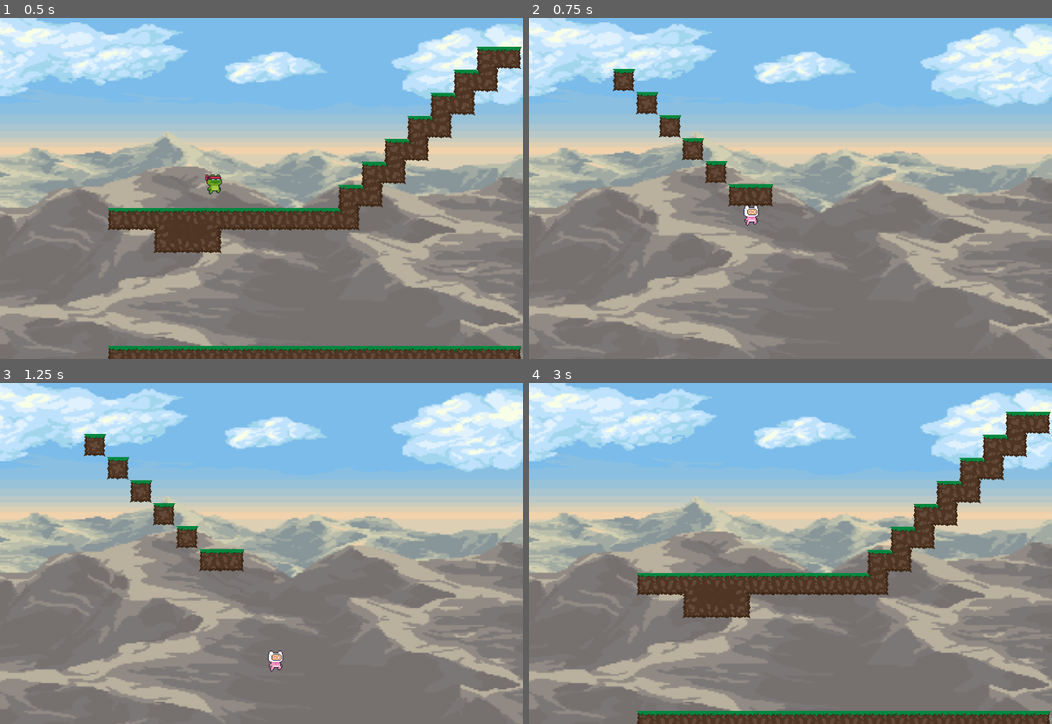
Above: before the commit, frames 1-4 (two rows, left to right).
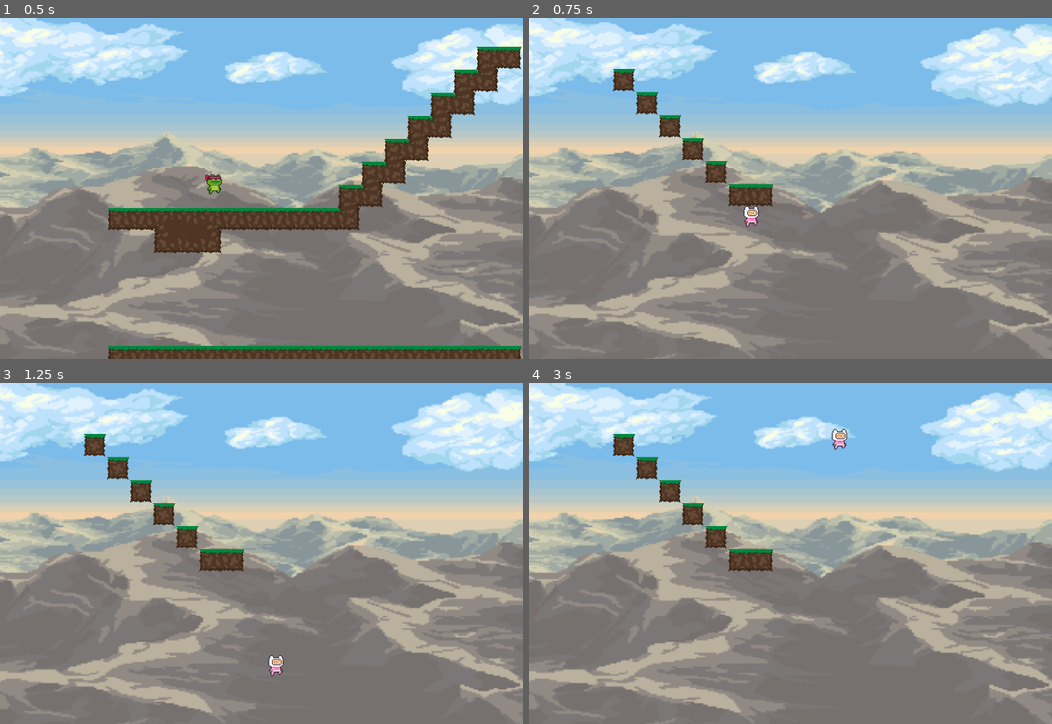
Above: after the commit, the same moments.

Repository: pizzabulle/Gymnasiearbete
Game: Godot game, scene res://Scenes/level_1.tscn
The game is run twice, just before and just after one commit, with the same random seed, the same clock (stepped at 60 frames per second) and the same inputs.
Inputs:
- Up to frame 1 (0.5 s): no input
- Up to frame 2 (0.75 s): hold D (move right) from 0.53 s (still down); tap K (switch) at 0.6 s
- Up to frame 3 (1.25 s): keep holding D (move right); tap Space (jump) at 0.77 s
- Up to frame 4 (3 s): tap K (switch) at 1.35, 2.1, 2.85 s; tap Space (jump) at 1.52 s; release D (move right) at 2.03 s; hold A (move left) 2.03-2.78 s; hold D (move right) from 2.78 s (still down)

Frame 1 is identical in both runs. In frame 2, 0.1% of the frame differs, in the area x 41-44%, y 54-62%; in frame 3, 0.2%; in frame 4, 13%, in the area x 16-100%, y 8-100%.
Error before the commit: Parse Error: Assignment is not allowed inside an expression. (res://Script/level.gd:60)

Commit message:
When switching levels spawn at right place n stay as the character

Diff:
--- a/gyarb/Script/level.gd
+++ b/gyarb/Script/level.gd
@@ -57,7 +57,7 @@
 	if body is Player:
 		LevelManager.change_to_next_level(level)
 		SwitchPosition.saved_position = player.global_position
-		if SwitchPosition.normal_realm =
+
 
 
 
--- a/gyarb/Script/player.gd
+++ b/gyarb/Script/player.gd
@@ -26,8 +26,10 @@
 
 func _ready() -> void:
 	if SwitchPosition.normal_realm == true:
-		anim_player.visible = true
-		anim_player_realm.visible = false
+		switch_from_realm_block()
+	elif SwitchPosition.normal_realm == false:
+		switch_to_realm_block()
+
 ############### GAME LOOP #####################
 func _physics_process(delta: float) -> void:
 
@@ -39,6 +41,7 @@
 		AIR:
 			_air_state(delta)
 	switch_realm()
+	print(SwitchPosition.normal_realm)
 	#print(SwitchPosition.saved_position)
 
 
@@ -144,36 +147,44 @@
 	if jumping:
 		velocity += up_direction * JUMP_VELOCITY
 
+func switch_to_realm():
+	anim_player.visible = false
+	anim_player_realm.visible = true
+	SwitchPosition.normal_realm = false
+
+	await get_tree().create_timer(0.5).timeout
+	can_switch = true
+
+func switch_to_realm_block():
+	player.set_collision_mask_value(3,true)
+	player.set_collision_mask_value(2,false)
+	block.visible = false
+	block_realm.visible = true
+
+
+func switch_from_realm():
+	anim_player.visible = true
+	anim_player_realm.visible = false
+	SwitchPosition.normal_realm = true
+	await get_tree().create_timer(0.5).timeout
+	can_switch = true
+func switch_from_realm_block():
+	player.set_collision_mask_value(2,true)
+	player.set_collision_mask_value(3,false)
+	block.visible = true
+	block_realm.visible = false
+
+
+
 
 func switch_realm():
-
 		if Input.is_action_just_pressed("switch") and can_switch:
 			can_switch = false
-
 			if anim_player.visible == true:
-				anim_player.visible = false
-				anim_player_realm.visible = true
+				switch_to_realm()
+				switch_to_realm_block()
 				SwitchPosition.normal_realm = false
-				await get_tree().create_timer(0.5).timeout
-				can_switch = true
-
-	#
-			else:
-				anim_player.visible = true
-				anim_player_realm.visible = false
+			elif anim_player.visible == false:
+				switch_from_realm()
+				switch_from_realm_block()
 				SwitchPosition.normal_realm = true
-				await get_tree().create_timer(0.5).timeout
-				can_switch = true
-
-
-		if anim_player.visible == true:
-			player.set_collision_mask_value(2,true)
-			player.set_collision_mask_value(3,false)
-			block.visible = true
-			block_realm.visible = false
-
-		elif anim_player_realm.visible == true:
-			player.set_collision_mask_value(3,true)
-			player.set_collision_mask_value(2,false)
-			block.visible = false
-			block_realm.visible = true
Not shown, changed: .DS_Store
Not shown, changed: gyarb/.DS_Store
